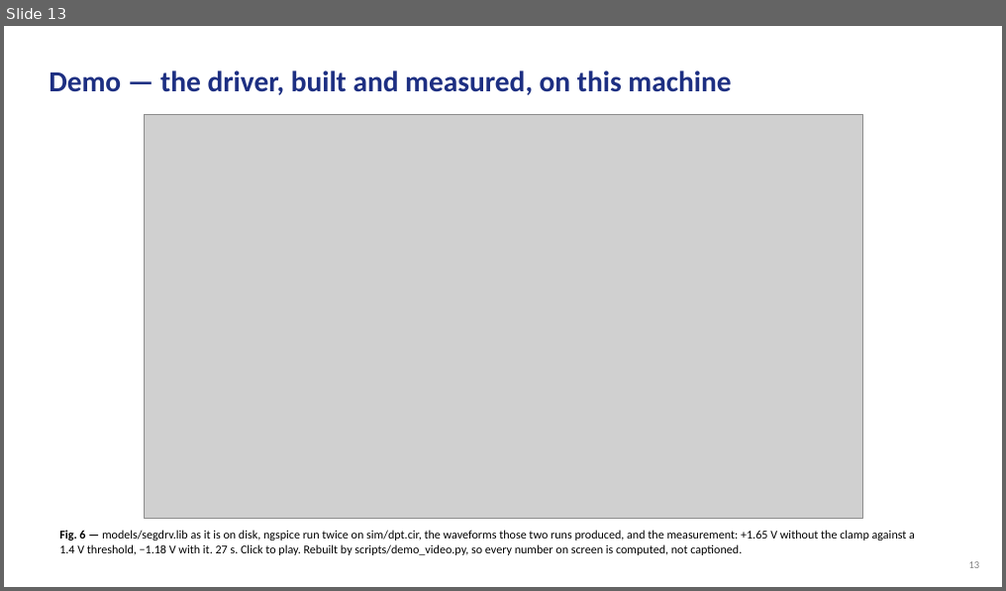
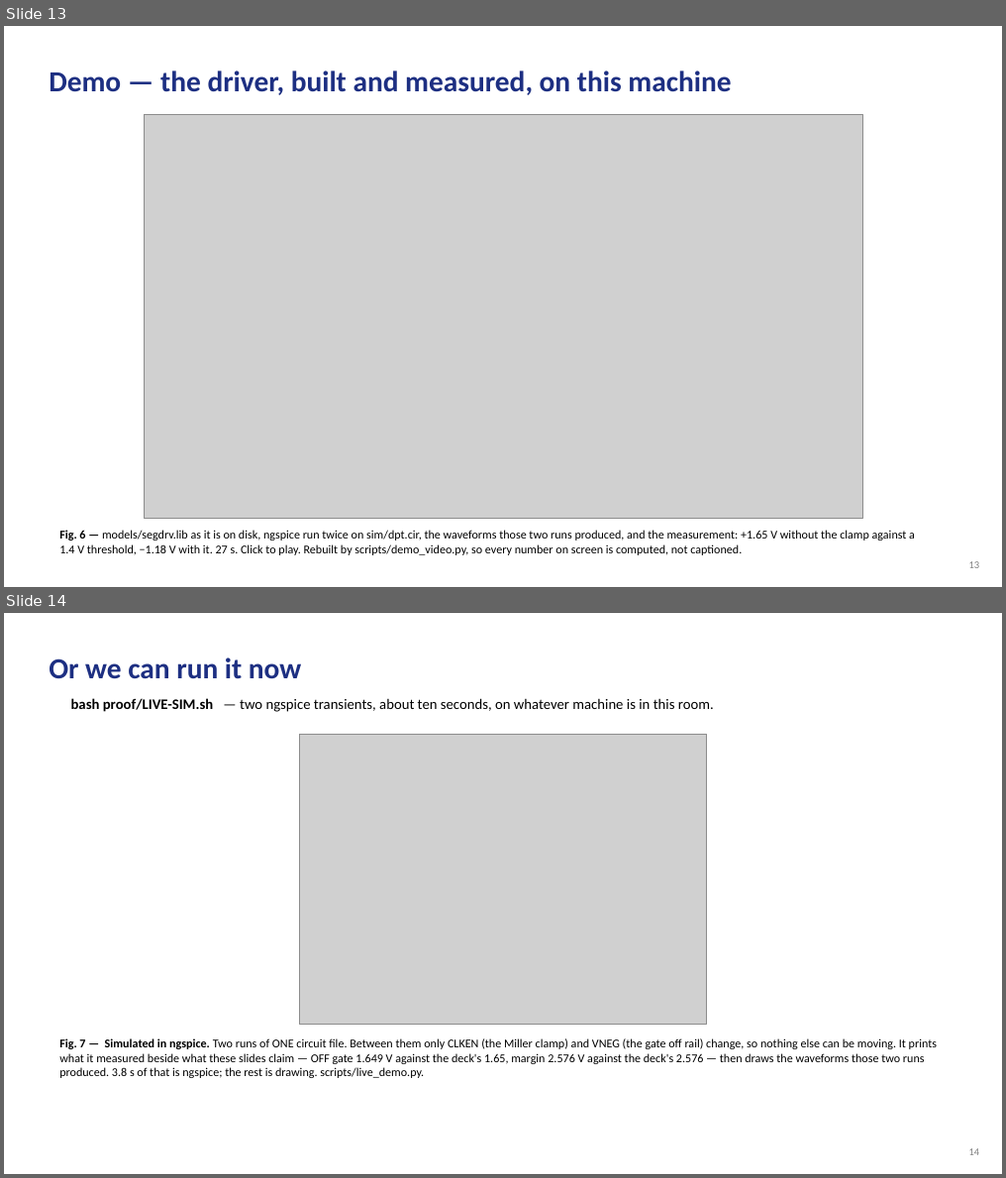
Before and after one commit to Amritha902/gan-driver, a slide deck: review/GaN_Review2_PRESENT.pptx. Shown one above the other, each under a label of ours: slide 13 before the commit, slides 13 and 14 after it. The pictures are 1006x591 and 1006x1178 pixels, drawn with LibreOffice and Linux fonts; fonts in the diff are those of the drawing; grey boxes stand for pictures. Boxes give left, top, right and bottom in pixels: in the first picture for what was removed or moved away, otherwise in the second. Text is boxed around its words. In the diff, an @@ line names an element or a change of style, - is before the commit and + after.

```diff
--- a/review/GaN_Review2_PRESENT.pptx
+++ b/review/GaN_Review2_PRESENT.pptx
@@ slide 14 added at [4, 613, 1002, 1174], background #FFFFFF @@
@@ text added at [49, 658, 301, 679], 28 pt, text #1D2F82, bold @@
+Or we can run it now
@@ text added at [71, 698, 714, 712], 14 pt, text #000000 @@
+bash proof/LIVE-SIM.sh — two ngspice transients, about ten seconds, on whatever machine is in this room.
@@ picture added at [300, 735, 707, 1025] @@
@@ text added at [59, 1039, 937, 1078], 11.5 pt, text #000000 @@
+Fig. 7 — Simulated in ngspice. Two runs of ONE circuit file. Between them only CLKEN (the Miller clamp) and VNEG (the gate off rail) change, so nothing else can be moving. It prints what it measured beside what these slides claim — OFF gate 1.649 V against the deck's 1.65, margin 2.576 V against the deck's 2.576 — then draws the waveforms those two runs produced. 3.8 s of that is ngspice; the rest is drawing. scripts/live_demo.py.
@@ text added at [969, 1149, 980, 1156], 10 pt, text #808080 @@
+14
```
Also in this commit, not shown: 21 slides changed, 6 other files.
